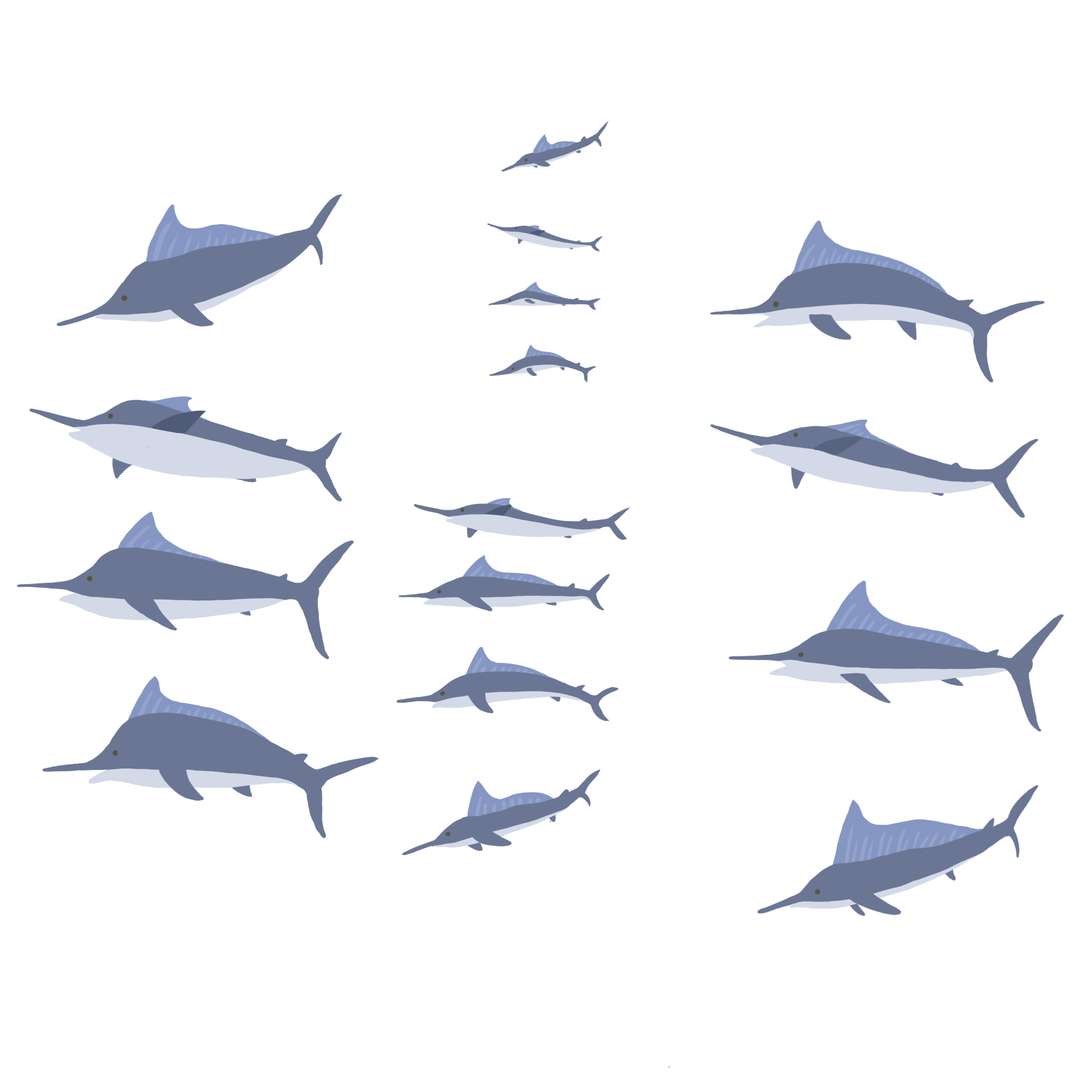
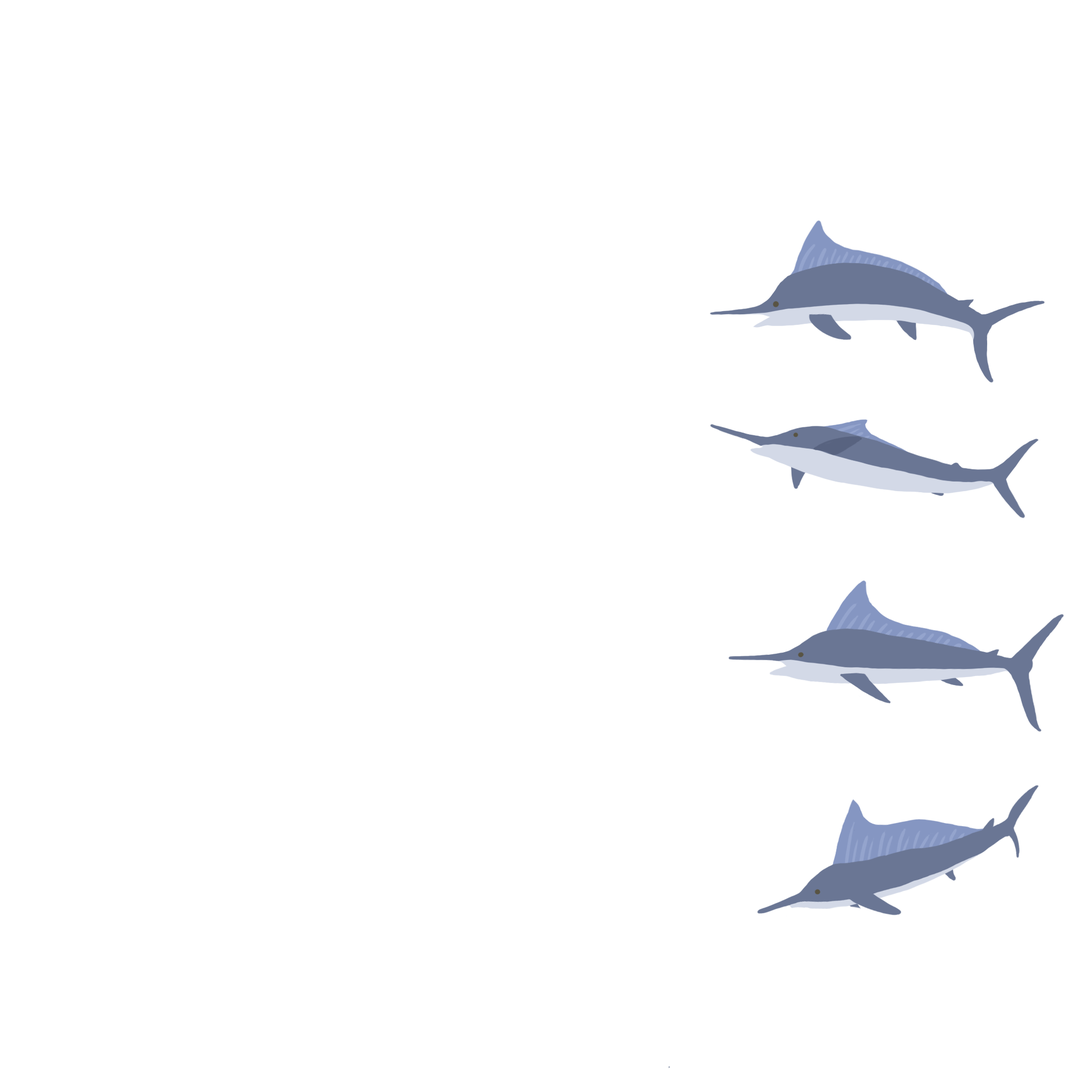
Comparing the layer stacks of the two 1091 × 1091 images. Changes:
hid group "big" (4 layers) over <box>16,193,380,839</box>
hid group "joven" (4 layers) over <box>396,497,632,856</box>
hid group "bebe" (4 layers) over <box>487,120,610,383</box>
painted on "normal_bottom" over <box>718,906,867,986</box>
